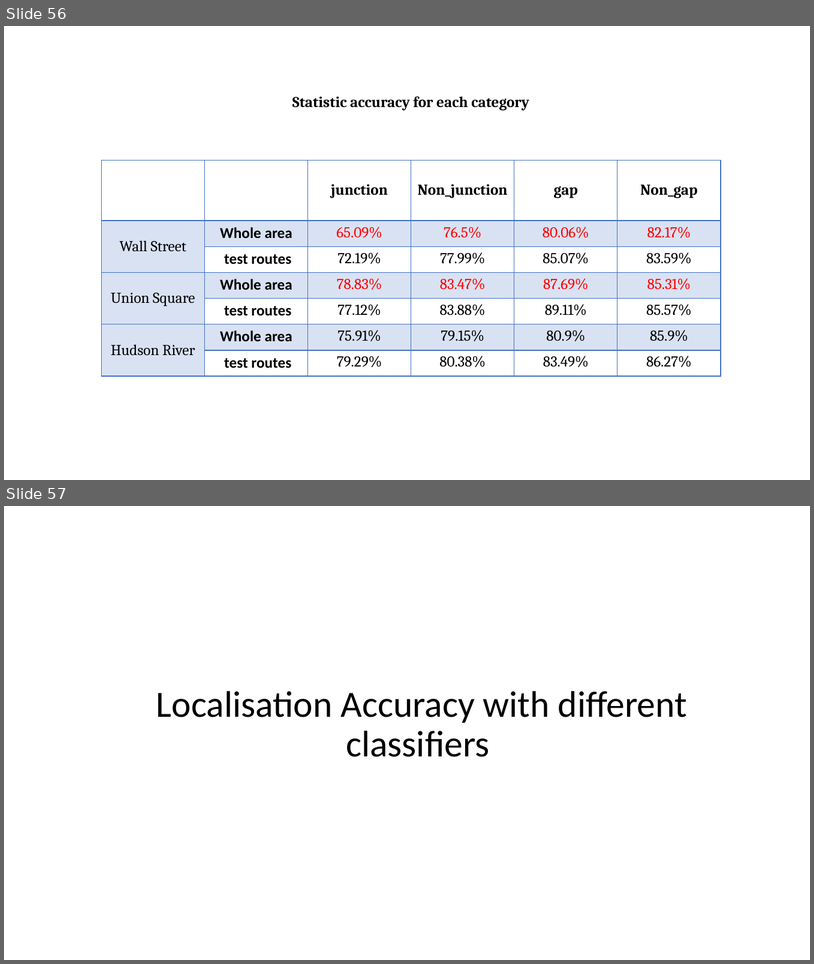
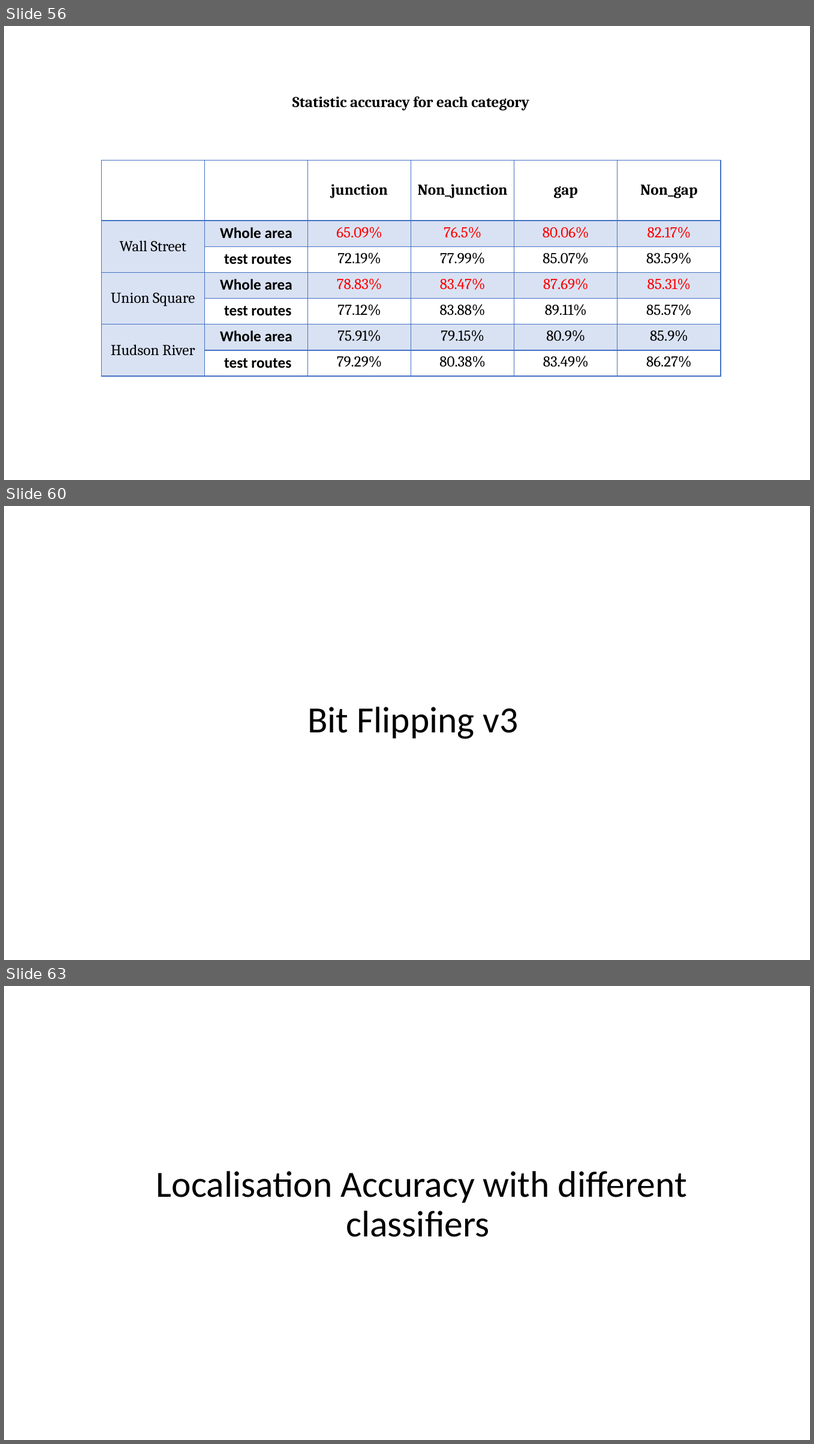
Before and after one commit to ZhouMengjie/bsd-cnn-network, a slide deck: BSD_Figures.pptx. Shown one above the other, each under a label of ours: slides 56 and 57 before the commit, slides 56, 60 and 63 after it; the slides between them are not shown. The pictures are 814x964 and 814x1444 pixels, drawn with LibreOffice and Linux fonts; fonts in the diff are those of the drawing. Boxes give left, top, right and bottom in pixels: in the first picture for what was removed or moved away, otherwise in the second. Text is boxed around its words. In the diff, an @@ line names an element or a change of style, - is before the commit and + after.

```diff
--- a/BSD_Figures.pptx
+++ b/BSD_Figures.pptx
@@ slide 60 added at (4,506,810,960), background #FFFFFF @@
@@ title added at (308,706,519,739), 44 pt, text #000000 @@
+Bit Flipping v3
@@ what was slide 57 is now slide 63 @@
```
Also in this commit, not shown: 2 slides changed, 5 other slides added, 9 other files.
